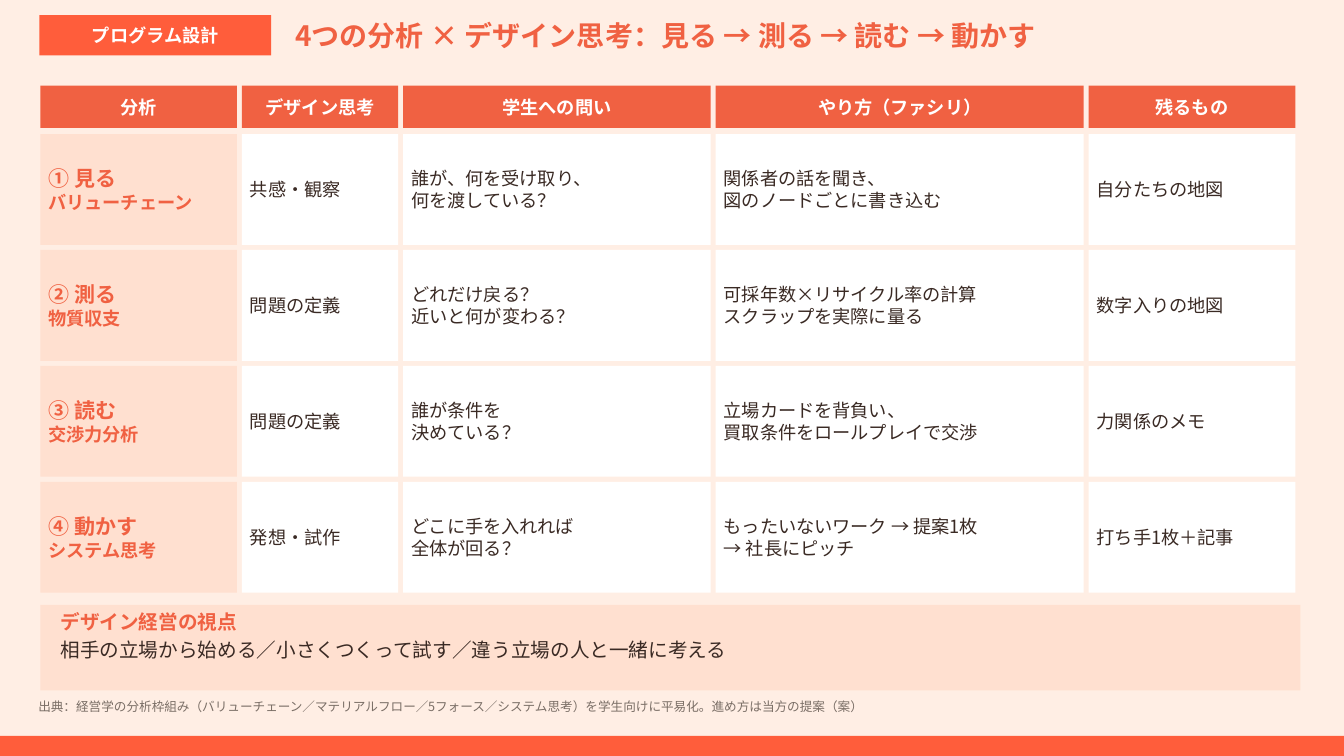
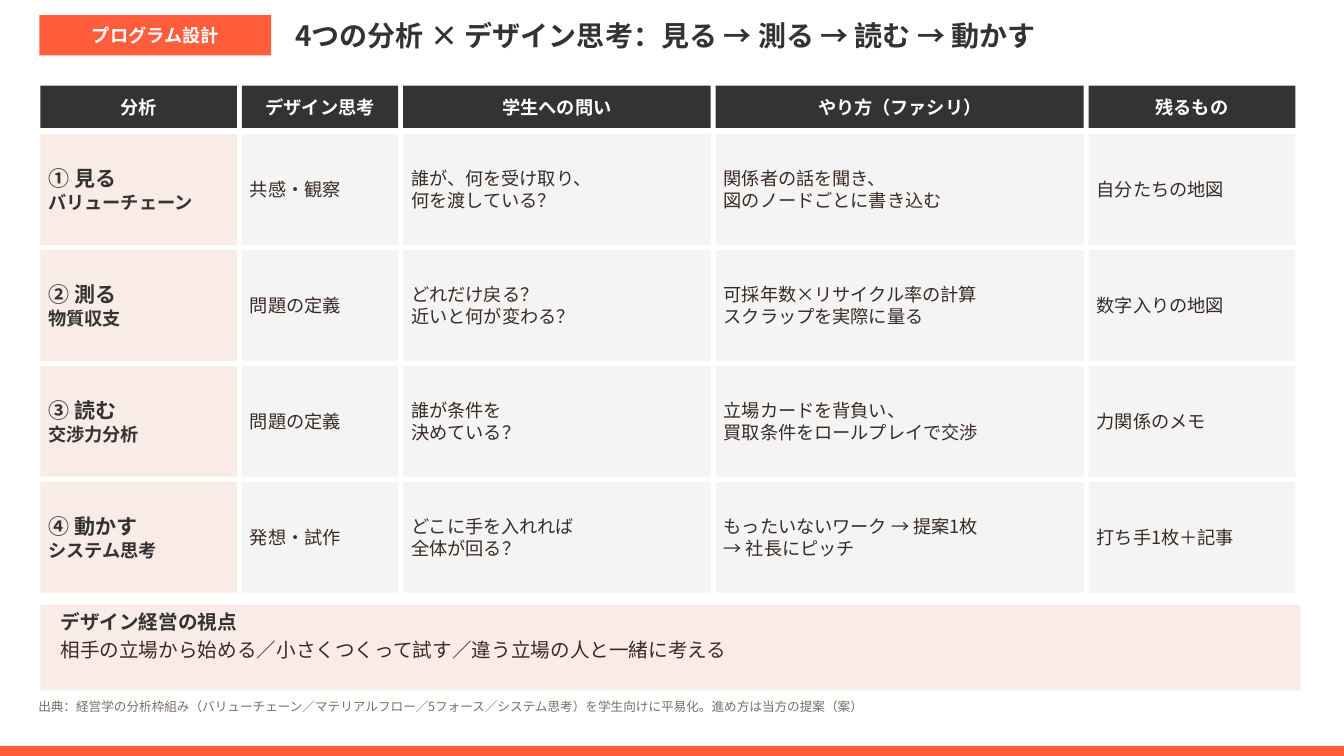
Before and after one commit to tatatatachan/claude, a slide deck: slide 1 of guruguru/guruguru_program_design.pptx. Drawn at 1344x756 pixels with LibreOffice and Linux fonts; fonts in the diff are those of the drawing. Boxes give left, top, right and bottom in pixels: in the first picture for what was removed or moved away, otherwise in the second. Text is boxed around its words. In the diff, an @@ line names an element or a change of style, - is before the commit and + after.

```diff
--- a/guruguru/guruguru_program_design.pptx
+++ b/guruguru/guruguru_program_design.pptx
@@ background #FFEEE4 to #FFFFFF @@
@@ text "4つの分析 × デザイン思考：見る → 測る ..." at (295,22,1036,49): text colour #F06142 to #333333 @@
@@ fill #F06142 to #333333 in 5 elements at (40,86,237,128), (242,86,398,128), (403,86,711,128), (716,86,1084,128), (1089,86,1296,128) @@
@@ text colour #F06142 to #333333; fill #FFE0D0 to #F9ECE6 in 4 elements at (40,134,237,245), (40,250,237,361), (40,366,237,477), (40,482,237,593) @@
@@ fill #FFFFFF to #F4F4F4 in 16 elements at (242,134,398,245), (403,134,711,245), (716,134,1084,245), (1089,134,1296,245), (242,250,398,361), (403,250,711,361), (716,250,1084,361), (1089,250,1296,361), (242,366,398,477), (403,366,711,477), (716,366,1084,477), (1089,366,1296,477), (242,482,398,593), (403,482,711,593), (716,482,1084,593), (1089,482,1296,593) @@
@@ rectangle "デザイン経営の視点" at (40,605,1301,691): fill #FFE0D0 to #F9ECE6 @@
@@ text in rectangle at (60,612,237,631): text colour #F06142 to #333333 in "デザイン経営の視点" @@
@@ rectangle: place and size @@
-rectangle at (0,736,1344,756)
+rectangle at (0,746,1344,756)
```
Also in this commit, not shown: 2 other slides changed, 5 other files.
